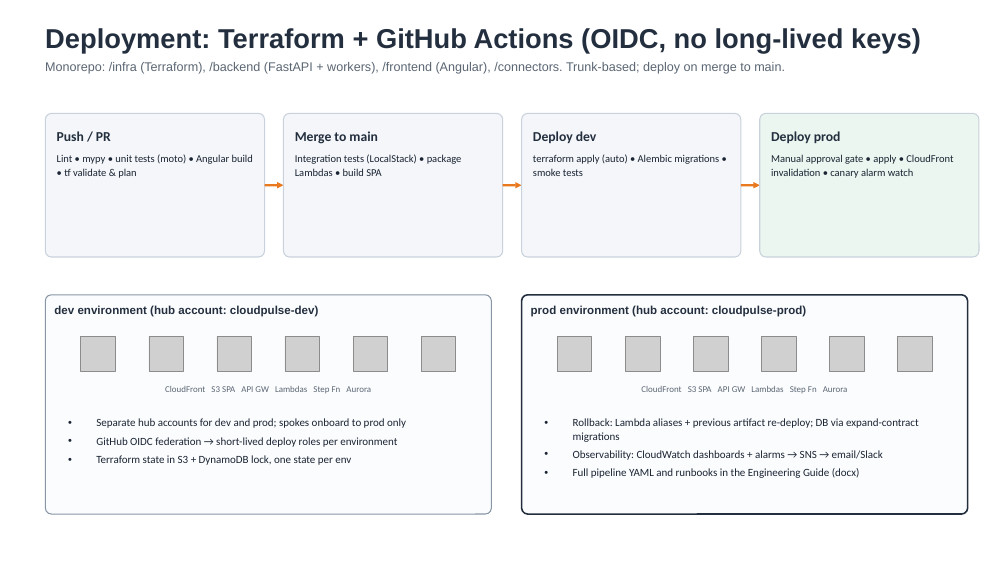
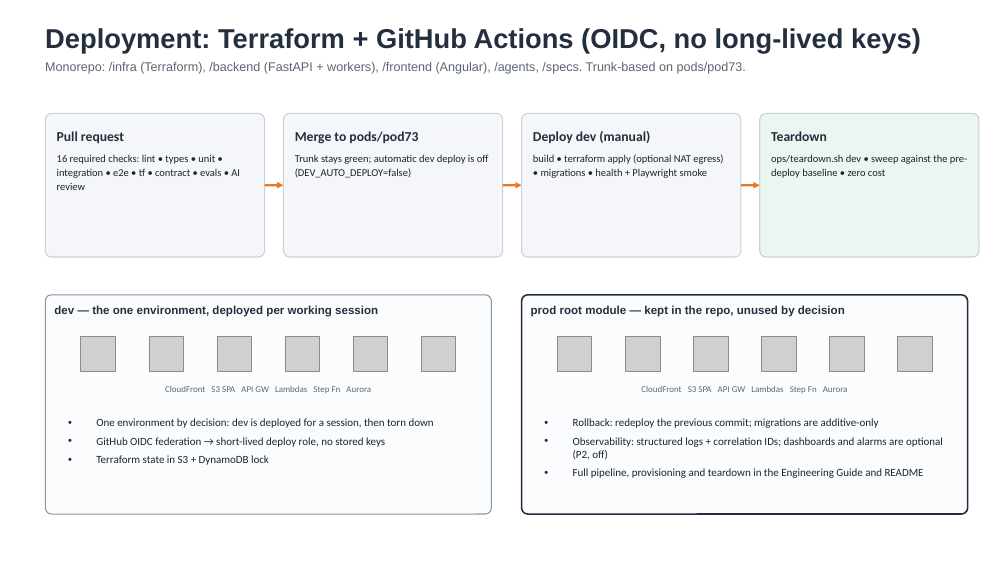
Before and after one commit to SumanKanrar-IEM/CloudPulse-AI, a slide deck: slide 6 of docs/CloudPulse-AI_Architecture.pptx. Drawn at 1008x567 pixels with LibreOffice and Linux fonts; fonts in the diff are those of the drawing; grey boxes stand for pictures. Boxes give left, top, right and bottom in pixels: in the first picture for what was removed or moved away, otherwise in the second. Text is boxed around its words. In the diff, an @@ line names an element or a change of style, - is before the commit and + after.

```diff
--- a/docs/CloudPulse-AI_Architecture.pptx
+++ b/docs/CloudPulse-AI_Architecture.pptx
@@ text at <box>45,62,746,74</box>: text changed @@
-Monorepo: /infra (Terraform), /backend (FastAPI + workers), /frontend (Angular), /connectors. Trunk-based; deploy on merge to main.
+Monorepo: /infra (Terraform), /backend (FastAPI + workers), /frontend (Angular), /agents, /specs. Trunk-based on pods/pod73.
@@ text at <box>57,131,124,143</box>: text changed @@
-Push / PR
+Pull request
@@ text at <box>295,131,418,144</box>: text changed @@
-Merge to main
+Merge to pods/pod73
@@ text at <box>533,131,650,143</box>: text changed @@
-Deploy dev
+Deploy dev (manual)
@@ text at <box>771,131,827,141</box>: text changed @@
-Deploy prod
+Teardown
@@ text at <box>57,154,240,190</box>: text changed @@
-Lint • mypy • unit tests (moto) • Angular build • tf validate & plan
+16 required checks: lint • types • unit • integration • e2e • tf • contract • evals • AI review
@@ text at <box>295,154,489,178</box>: text changed @@
-Integration tests (LocalStack) • package Lambdas • build SPA
+Trunk stays green; automatic dev deploy is off (DEV_AUTO_DEPLOY=false)
@@ text at <box>533,154,723,178</box>: text changed @@
-terraform apply (auto) • Alembic migrations • smoke tests
+build • terraform apply (optional NAT egress) • migrations • health + Playwright smoke
@@ text at <box>771,154,967,178</box>: text changed @@
-Manual approval gate • apply • CloudFront invalidation • canary alarm watch
+ops/teardown.sh dev • sweep against the pre-deploy baseline • zero cost
@@ text at <box>54,305,378,317</box>: text changed @@
-dev environment (hub account: cloudpulse-dev)
+dev — the one environment, deployed per working session
@@ text at <box>531,305,845,317</box>: text changed @@
-prod environment (hub account: cloudpulse-prod)
+prod root module — kept in the repo, unused by decision
@@ text at <box>96,418,434,465</box>: text changed @@
-• Separate hub accounts for dev and prod; spokes onboard to prod only
-• GitHub OIDC federation → short-lived deploy roles per environment
-• Terraform state in S3 + DynamoDB lock, one state per env
+• One environment by decision: dev is deployed for a session, then torn down
+• GitHub OIDC federation → short-lived deploy role, no stored keys
+• Terraform state in S3 + DynamoDB lock
@@ text at <box>573,418,943,478</box>: text changed @@
-• Rollback: Lambda aliases + previous artifact re-deploy; DB via expand-contract migrations
-• Observability: CloudWatch dashboards + alarms → SNS → email/Slack
-• Full pipeline YAML and runbooks in the Engineering Guide (docx)
+• Rollback: redeploy the previous commit; migrations are additive-only
+• Observability: structured logs + correlation IDs; dashboards and alarms are optional (P2, off)
+• Full pipeline, provisioning and teardown in the Engineering Guide and README
```
Also in this commit, not shown: 5 other slides changed, 7 other files.
